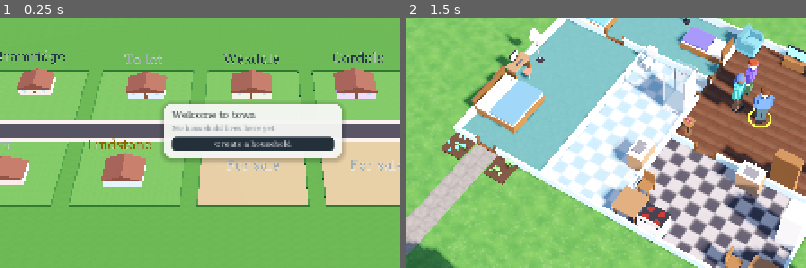
Above: before the commit, frames 1-2 (left to right).
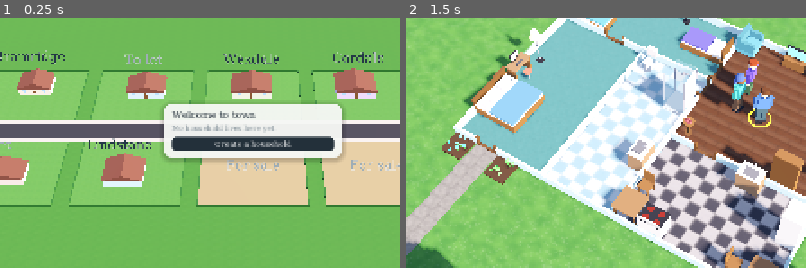
Above: after the commit, the same moments.

Repository: qmzpalgh/the-people
Game: Godot game, scene res://main.tscn
The game is run twice, just before and just after one commit, with the same random seed, the same clock (stepped at 60 frames per second) and the same inputs.
Inputs:
- Up to frame 1 (0.25 s): no input
- Up to frame 2 (1.5 s): click "Create a household" at 0.5 s; click "II" at 1.25 s
The pictures show only the part of the screen within x 18-68%, y 27-77%; the shares and areas given below are measured in that part.

The runs differ from the first frame. In frame 1, 0.2% of the frame differs, in the area x 22-38%, y 48-53%; in frame 2, nothing differs.

Commit message:
T7: No hover tint and no gold home label while the create prompt is up
Co-Authored-By: Claude Sonnet 5.5 <noreply@anthropic.com>

Diff:
--- a/scripts/town_view.gd
+++ b/scripts/town_view.gd
@@ -31,6 +31,7 @@
 func _ready() -> void:
 	hud = UITown.new(game)
 	add_child(hud)
+	hud.dismissed.connect(_recolour)
 	cam = Cam.new()
 	cam.yaw = 0.0
 	cam.pitch = 0.75
@@ -86,6 +87,7 @@
 ## The first launch, with no save: no lot is framed and no card is open, only the prompt.
 func ask_create() -> void:
 	hud.show_prompt()
+	_recolour()
 
 
 ## A flat tint the size of a lot, moved onto the lot that is hovered or picked.
@@ -163,7 +165,7 @@
 
 
 func _process(_dt: float) -> void:
-	var l = lot_at(get_viewport().get_mouse_position())
+	var l = null if hud.asking() else lot_at(get_viewport().get_mouse_position())
 	hover = -1 if l == null else l["id"]
 	_show_marker(_hover_n, hover)
 	_frame += 1
@@ -298,6 +300,20 @@
 	return "For sale"
 
 
+## The player's own home is gold, except while the prompt is up: there is no home yet.
+func _label_colour(l: Dictionary) -> Color:
+	if l["kind"] != "home":
+		return UI.MUTED
+	if l["household"] == 0 and not hud.asking():
+		return UI.GOLD.darkened(0.55)
+	return UI.INK
+
+
+func _recolour() -> void:
+	for id in labels:
+		labels[id].modulate = _label_colour(town.lot(id))
+
+
 ## A label that floats above the house (above the middle of the plate on bare land) and
 ## always faces the camera. A home is in ink, the player's own home in gold, and the
 ## for-sale and to-let notices are quiet grey, as in the HUD.
@@ -315,12 +331,7 @@
 	var f: Font = game.ui.root.theme.default_font
 	if f != null:
 		t.font = f
-	var c := UI.INK
-	if l["kind"] != "home":
-		c = UI.MUTED
-	elif l["household"] == 0:
-		c = UI.GOLD.darkened(0.55)
-	t.modulate = c
+	t.modulate = _label_colour(l)
 	t.outline_modulate = Color(0.97, 0.975, 0.965, 0.9)
 	var at := Vector3(World.W / 2.0, 3.0, World.H / 2.0)
 	if houses.has(l["id"]):
--- a/scripts/ui_town.gd
+++ b/scripts/ui_town.gd
@@ -2,6 +2,8 @@
 extends CanvasLayer
 ## The town screen's HUD: the card that opens when a lot is clicked. Built from the same
 ## helpers and colours as the lot HUD (`ui.gd`): quiet by default, detail on demand.
+
+signal dismissed             # the create prompt has been answered
 
 var game: Node
 var ui: UI
@@ -63,6 +65,7 @@
 ## Until the household creator exists, this starts the random household already loaded.
 func _create() -> void:
 	prompt.hide()
+	dismissed.emit()
 	game.set_screen("lot")
 
 
